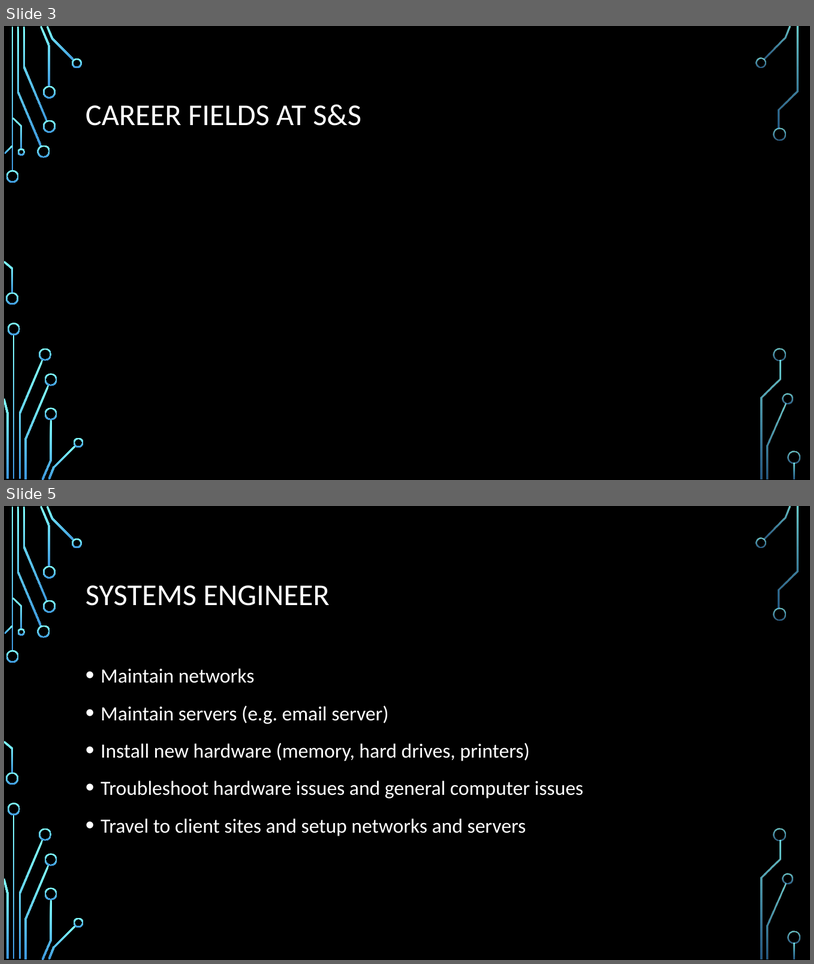
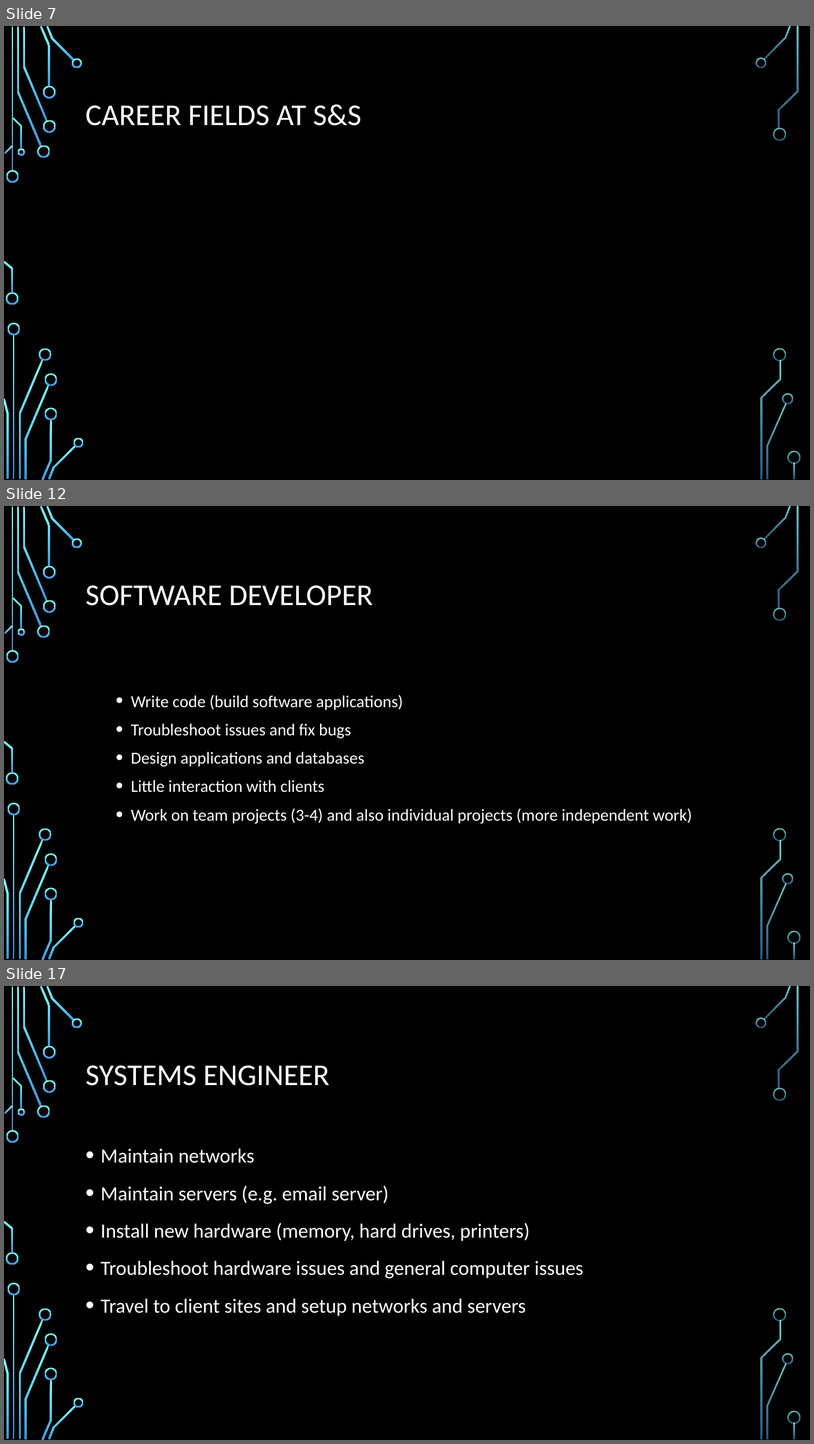
Before and after one commit to daviddcbud/TrainingApp, a slide deck: PowerPointSlids.pptx. Shown one above the other, each under a label of ours: slides 3 and 5 before the commit, slides 7, 12 and 17 after it; the slides between them are not shown. The pictures are 814x964 and 814x1444 pixels, drawn with LibreOffice and Linux fonts; fonts in the diff are those of the drawing; background and template pictures are left out. Boxes give left, top, right and bottom in pixels: in the first picture for what was removed or moved away, otherwise in the second. Text is boxed around its words. In the diff, an @@ line names an element or a change of style, - is before the commit and + after.

```diff
--- a/PowerPointSlids.pptx
+++ b/PowerPointSlids.pptx
@@ slide 12 added at [4,506,810,960], background picture (left out); not listed: 36 template elements that a slide beside it also shows @@
@@ title added at [86,585,373,606], 36 pt, text #FFFFFF @@
+SOFTWARE DEVELOPER
@@ text added at [131,694,693,823], 20 pt, text #FFFFFF @@
+  • Write code (build software applications)
+  • Troubleshoot issues and fix bugs
+  • Design applications and databases
+  • Little interaction with clients
+  • Work on team projects (3-4) and also individual projects (more independent work)
@@ what was slide 3 is now slide 7 @@
@@ what was slide 5 is now slide 17 @@
```
Also in this commit, not shown: 7 slides changed, 37 other slides added, 3 other files.
